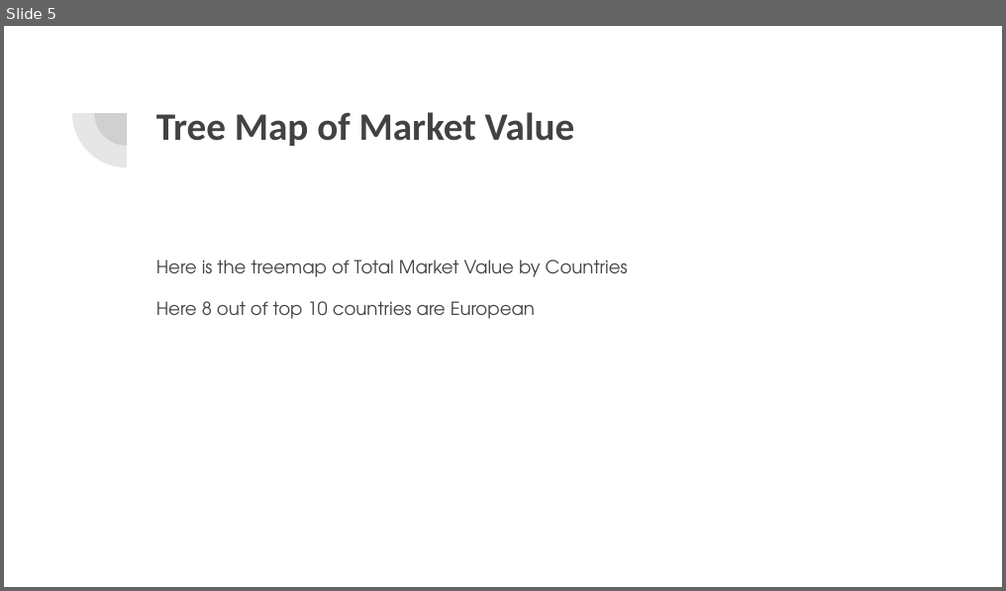
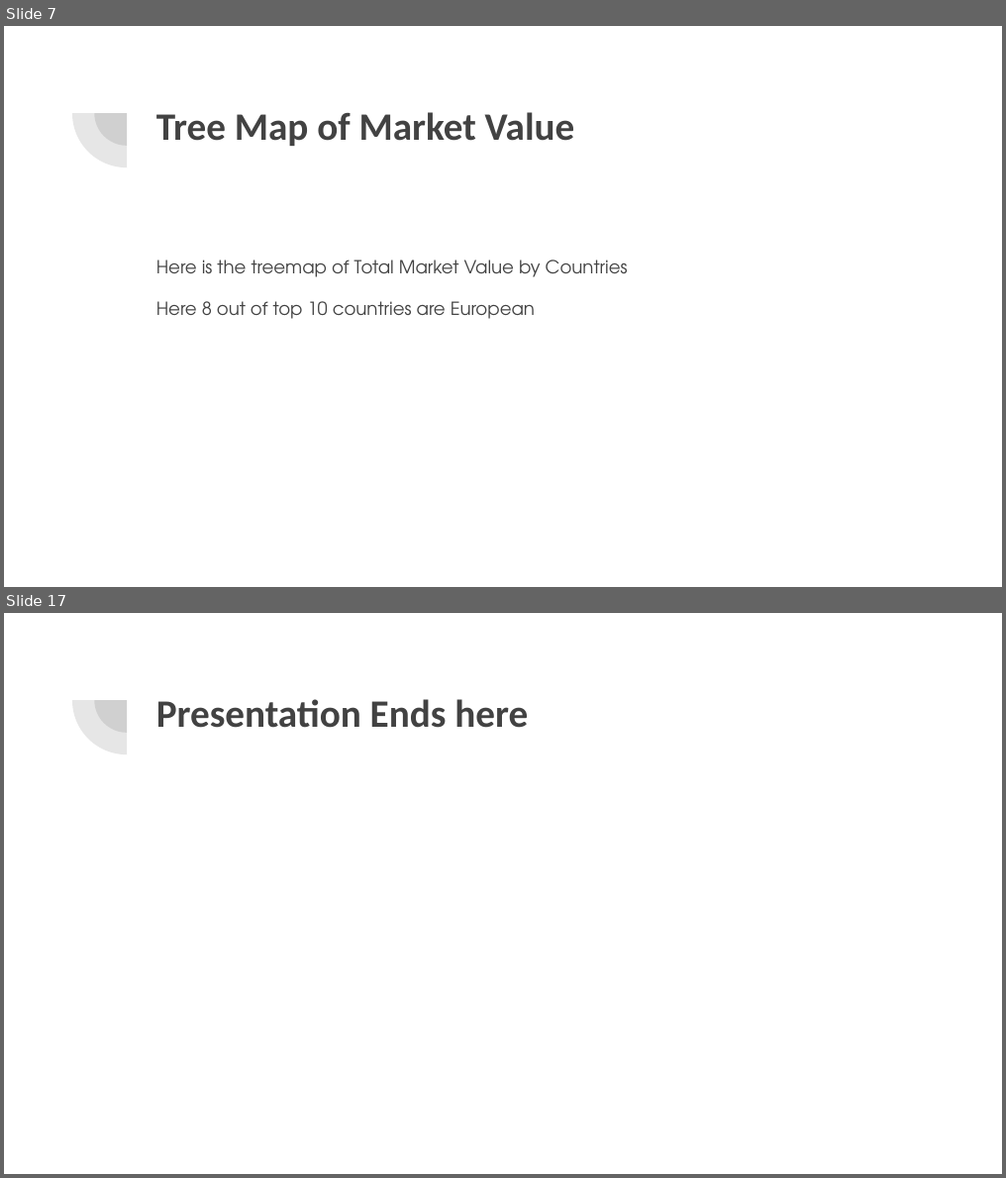
Before and after one commit to MillanAir/Final-Project-Tableau, a slide deck: Data/Data Visualizations and Dashboard with Tableau.pptx. Shown one above the other, each under a label of ours: slide 5 before the commit, slides 7 and 17 after it; the slides between them are not shown. The pictures are 1006x591 and 1006x1178 pixels, drawn with LibreOffice and Linux fonts; fonts in the diff are those of the drawing. Boxes give left, top, right and bottom in pixels: in the first picture for what was removed or moved away, otherwise in the second. Text is boxed around its words. In the diff, an @@ line names an element or a change of style, - is before the commit and + after.

```diff
--- a/Data/Data Visualizations and Dashboard with Tableau.pptx
+++ b/Data/Data Visualizations and Dashboard with Tableau.pptx
@@ slide 17 added at (4, 613, 1002, 1174), background #FFFFFF; not listed: 2 template elements that a slide beside it also shows @@
@@ title added at (156, 699, 528, 728), 28 pt, text #424242, bold @@
+Presentation Ends here
@@ what was slide 5 is now slide 7 @@
```
Also in this commit, not shown: 4 slides changed, 7 other slides added, 1 other file.
